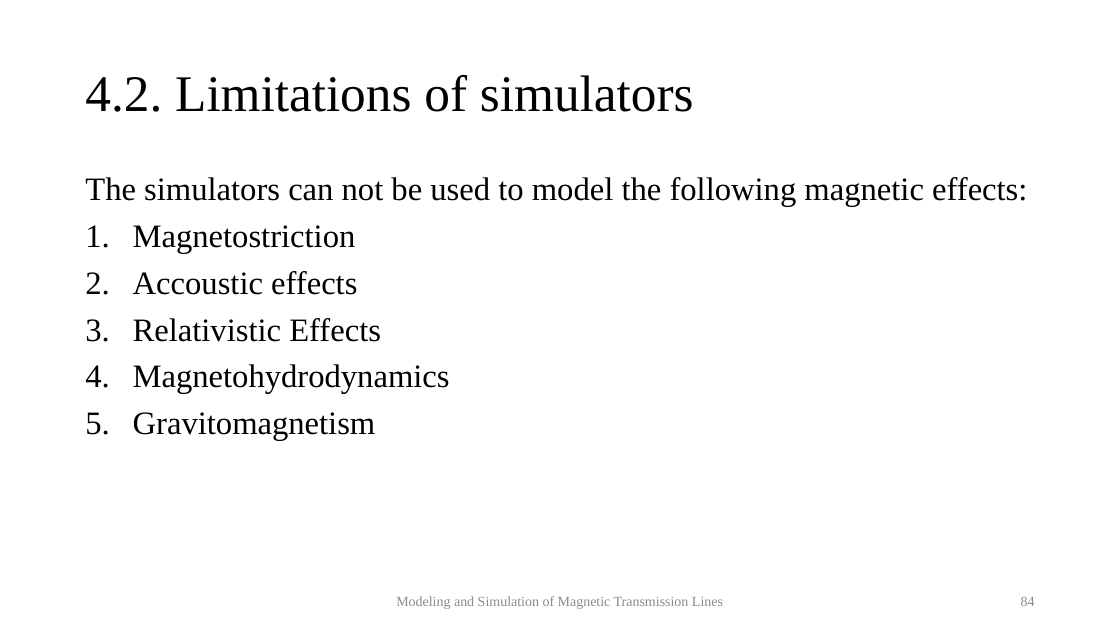
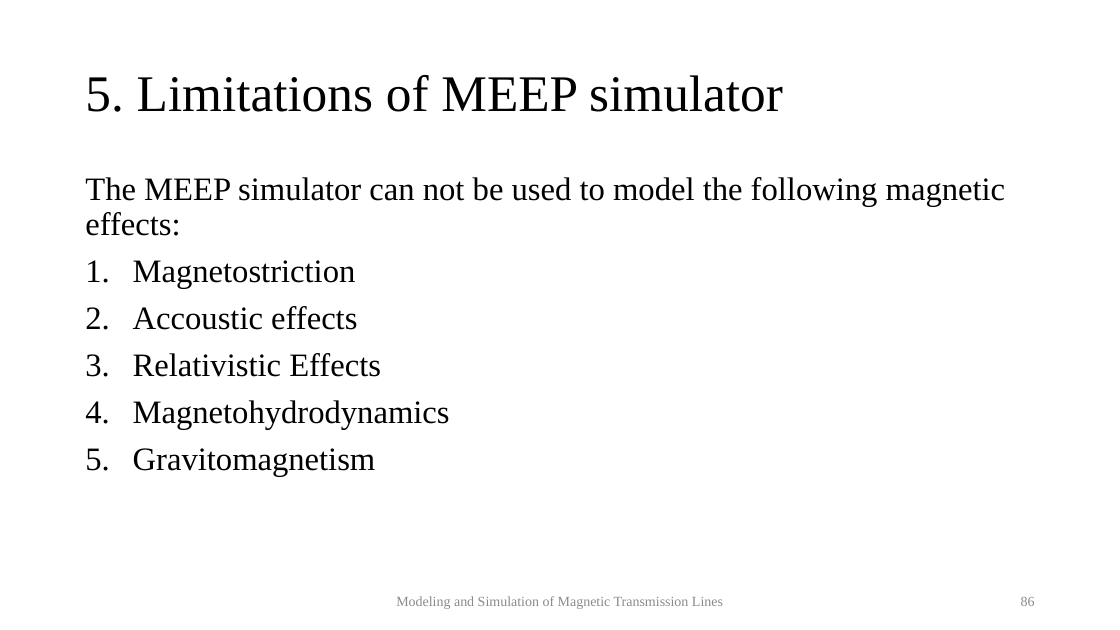
Before and after one commit to MuhammadShamaas1997/Electrical-Engineering, a slide deck: slide 86 of MS/Spring 2020/Thesis/Magnetic Transmission Lines/Thesis Final Presentation.pptx (slide 84 before the commit). Drawn at 1120x630 pixels with LibreOffice and Linux fonts; fonts in the diff are those of the drawing. Boxes give left, top, right and bottom in pixels: in the first picture for what was removed or moved away, otherwise in the second. Text is boxed around its words. In the diff, an @@ line names an element or a change of style, - is before the commit and + after.

```diff
--- a/MS/Spring 2020/Thesis/Magnetic Transmission Lines/Thesis Final Presentation.pptx
+++ b/MS/Spring 2020/Thesis/Magnetic Transmission Lines/Thesis Final Presentation.pptx
@@ title at bbox=[85, 75, 783, 112]: text changed @@
-4.2. Limitations of simulators
+5. Limitations of MEEP simulator
@@ text at bbox=[85, 177, 1005, 236]: text changed @@
-The simulators can not be used to model the following magnetic effects:
+The MEEP simulator can not be used to model the following magnetic effects:
@@ page number at bbox=[1021, 597, 1035, 606]: text changed @@
-84
+86
```
Also in this commit, not shown: 12 other slides changed, 1 slide added.
